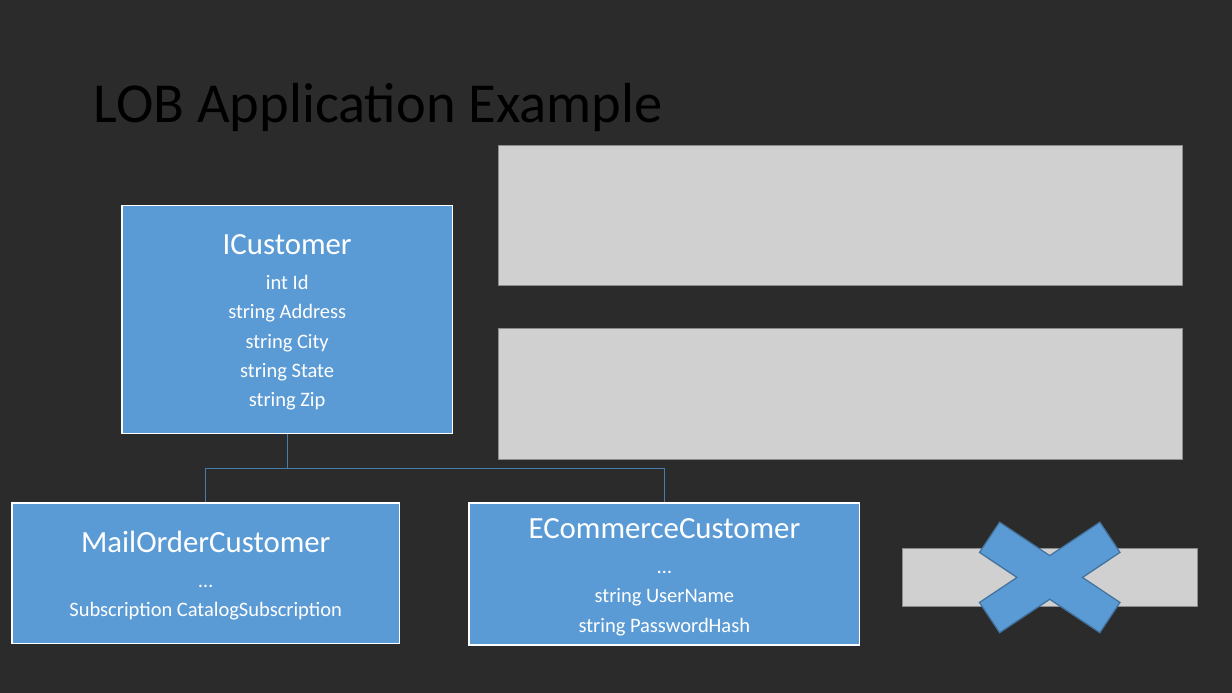
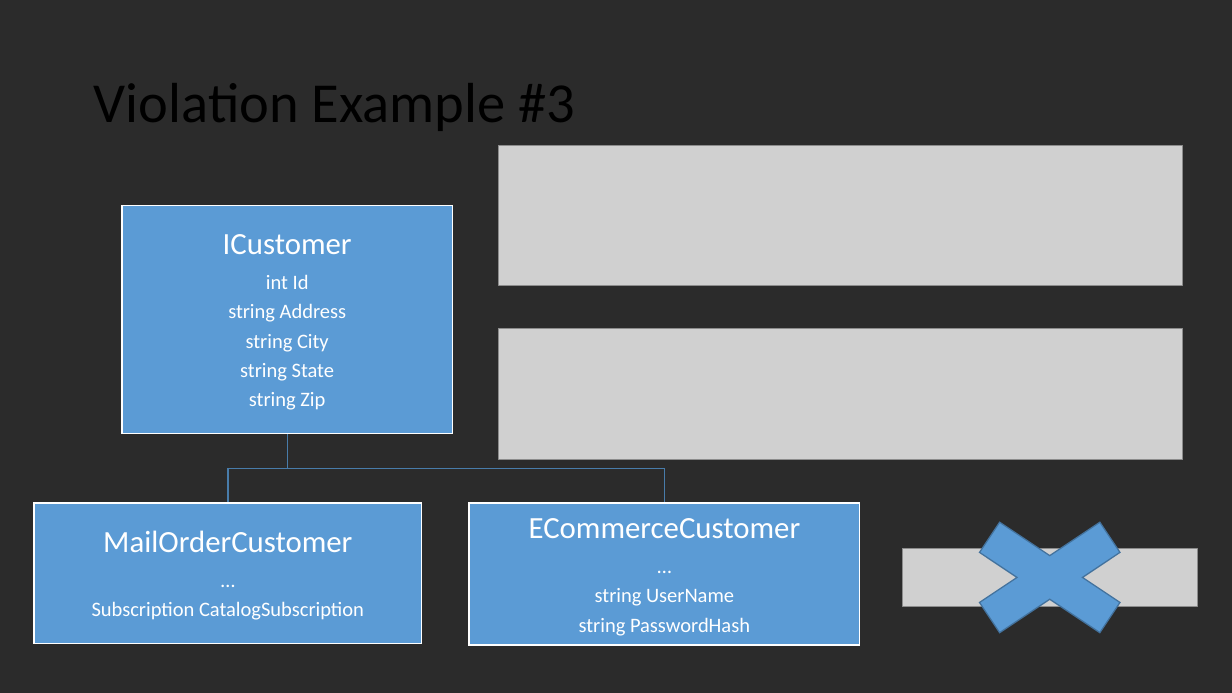
Before and after one commit to PhilipJordan/SOLID, a slide deck: slide 5 of Presentations/LI Redux.pptx (slide 4 before the commit). Drawn at 1232x693 pixels with LibreOffice and Linux fonts; fonts in the diff are those of the drawing; grey boxes stand for pictures; background and template pictures are left out; a plain dark background stands for a picture behind light text. Boxes give left, top, right and bottom in pixels: in the first picture for what was removed or moved away, otherwise in the second. Text is boxed around its words. In the diff, an @@ line names an element or a change of style, - is before the commit and + after.

Commit message:
Re-worked the examples in LI presentation.

```diff
--- a/Presentations/LI Redux.pptx
+++ b/Presentations/LI Redux.pptx
@@ title at box(94, 83, 575, 131): text changed @@
-LOB Application Example
+Violation Example #3
@@ freeform shape: place and size @@
-freeform shape at box(206, 433, 287, 503)
+freeform shape at box(228, 433, 287, 503)
@@ text "MailOrderCustomer": place and size @@
-text "MailOrderCustomer" at box(69, 530, 342, 620)
+text "MailOrderCustomer" at box(92, 530, 364, 620)
@@ rectangle: place and size @@
-rectangle at box(12, 503, 400, 643)
+rectangle at box(34, 503, 422, 643)
```
Also in this commit, not shown: 4 other slides changed, 1 slide added.
